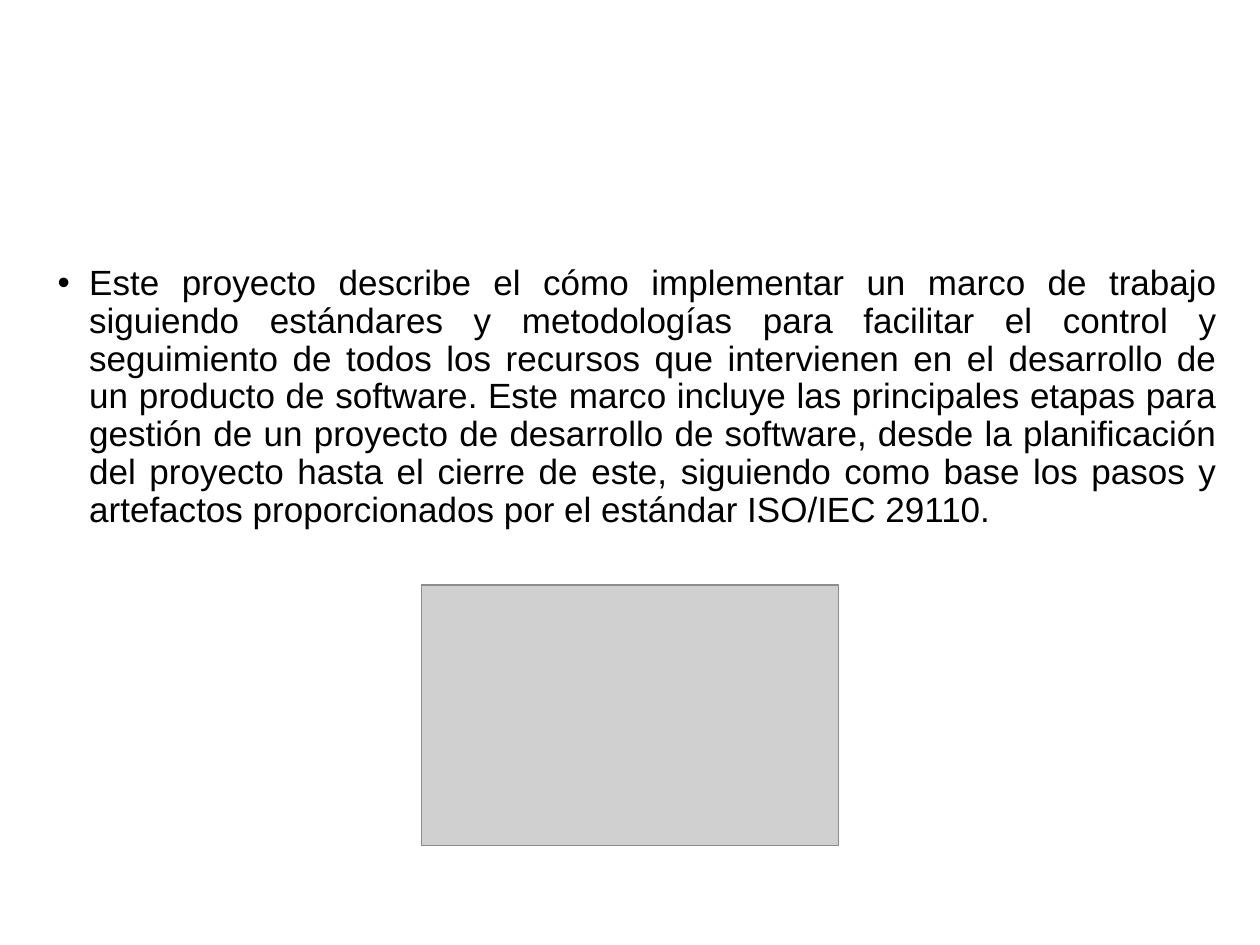
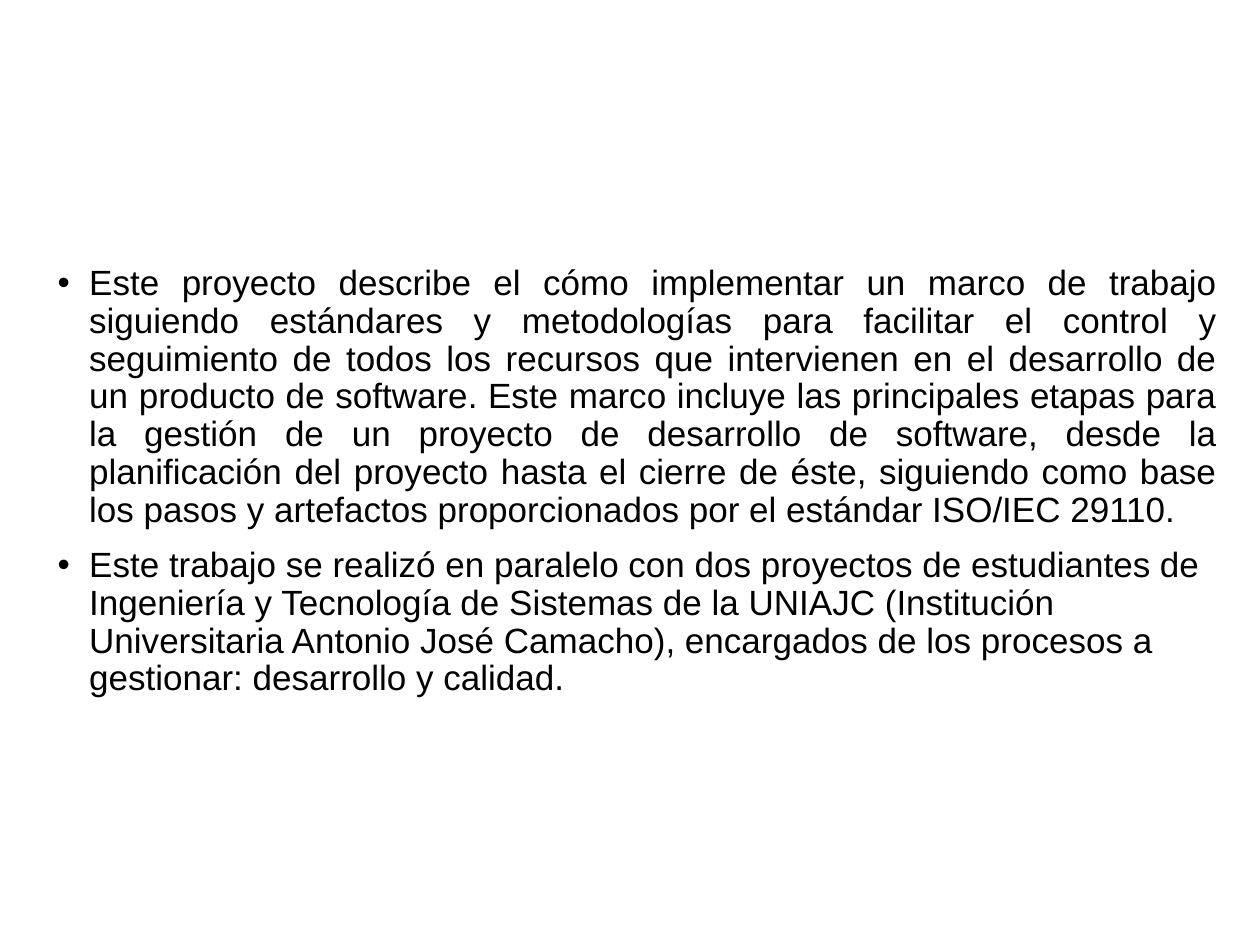
Before and after one commit to cristianpazu/Proyecto-Sanambiente, a slide deck: slide 5 of Documento(s) de proyecto de grado/Presentación del proyecto de grado.pptx. Drawn at 1260x945 pixels with LibreOffice and Linux fonts; fonts in the diff are those of the drawing; grey boxes stand for pictures; background and template pictures are left out. Boxes give left, top, right and bottom in pixels: in the first picture for what was removed or moved away, otherwise in the second. Text is boxed around its words. In the diff, an @@ line names an element or a change of style, - is before the commit and + after.

```diff
--- a/Documento(s) de proyecto de grado/Presentación del proyecto de grado.pptx
+++ b/Documento(s) de proyecto de grado/Presentación del proyecto de grado.pptx
@@ text at box(89, 269, 1217, 697): text changed @@
-• Este proyecto describe el cómo implementar un marco de trabajo siguiendo estándares y metodologías para facilitar el control y seguimiento de todos los recursos que intervienen en el desarrollo de un producto de software. Este marco incluye las principales etapas para gestión de un proyecto de desarrollo de software, desde la planificación del proyecto hasta el cierre de este, siguiendo como base los pasos y artefactos proporcionados por el estándar ISO/IEC 29110.
+• Este proyecto describe el cómo implementar un marco de trabajo siguiendo estándares y metodologías para facilitar el control y seguimiento de todos los recursos que intervienen en el desarrollo de un producto de software. Este marco incluye las principales etapas para la gestión de un proyecto de desarrollo de software, desde la planificación del proyecto hasta el cierre de éste, siguiendo como base los pasos y artefactos proporcionados por el estándar ISO/IEC 29110.
+• Este trabajo se realizó en paralelo con dos proyectos de estudiantes de Ingeniería y Tecnología de Sistemas de la UNIAJC (Institución Universitaria Antonio José Camacho), encargados de los procesos a gestionar: desarrollo y calidad.
@@ picture removed at box(421, 585, 838, 845) @@
```
Also in this commit, not shown: 17 other slides changed, 5 slides added.
